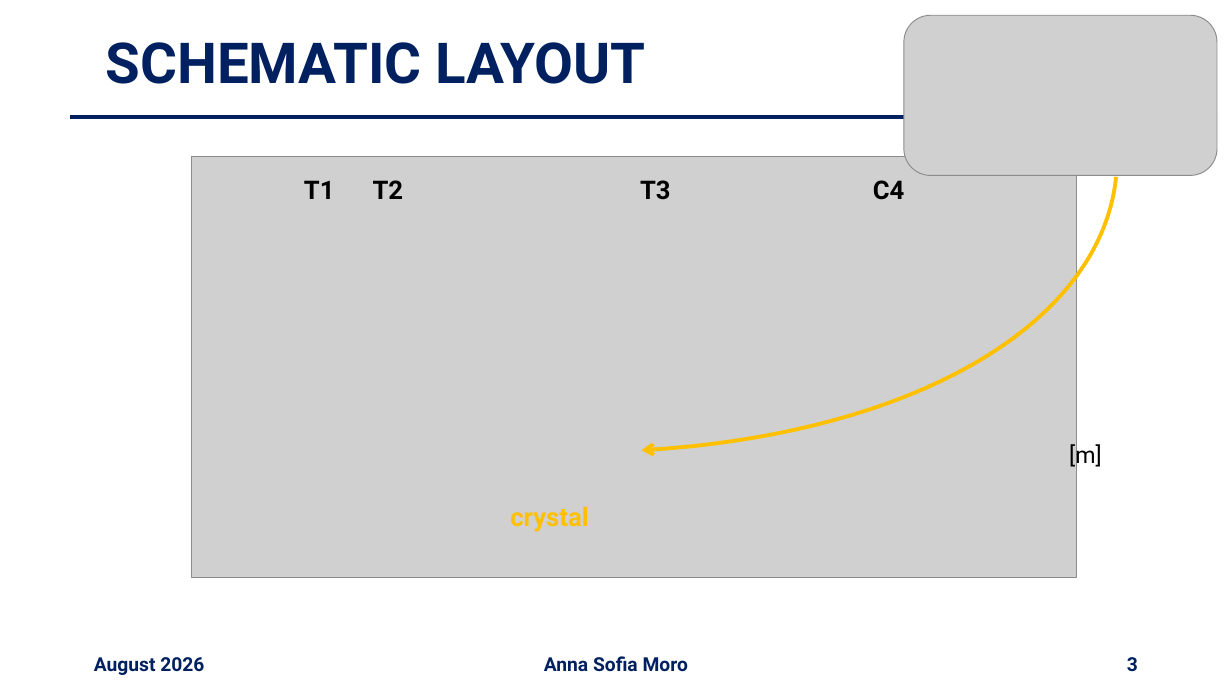
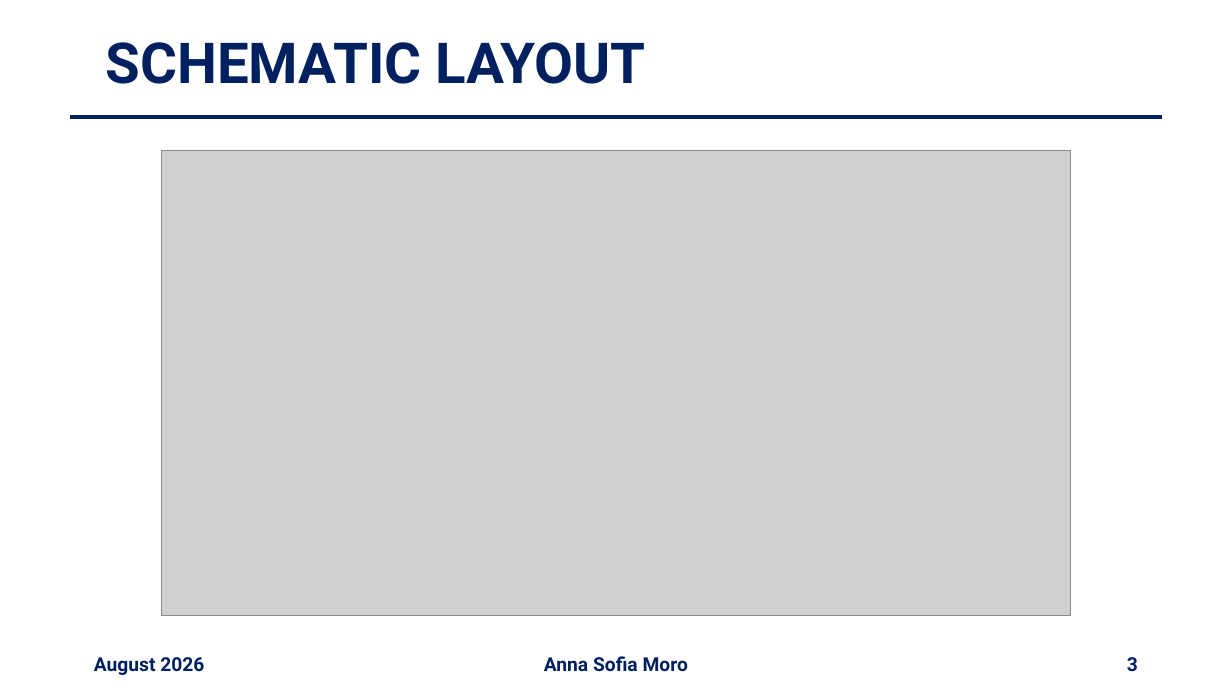
Before and after one commit to annaasofia/tesi, a slide deck: slide 3 of slides/layout.pptx. Drawn at 1232x693 pixels with LibreOffice and Linux fonts; fonts in the diff are those of the drawing; grey boxes stand for pictures. Boxes give left, top, right and bottom in pixels: in the first picture for what was removed or moved away, otherwise in the second. Text is boxed around its words. In the diff, an @@ line names an element or a change of style, - is before the commit and + after.

```diff
--- a/slides/layout.pptx
+++ b/slides/layout.pptx
@@ arc (boxed as its full ellipse) removed at (0,0,1165,533) @@
@@ picture: place and size @@
-picture at (904,16,1217,176)
+picture at (161,151,1070,616)
@@ picture removed at (192,156,1078,578) @@
@@ text removed at (304,180,335,199) @@
-T1
@@ text removed at (373,180,404,199) @@
-T2
@@ text removed at (640,180,671,200) @@
-T3
@@ text removed at (873,180,905,200) @@
-C4
@@ text removed at (1069,443,1101,469) @@
-[m]
@@ text removed at (510,506,588,532) @@
-crystal
```
Also in this commit, not shown: 1 other slide changed, 2 other files.
